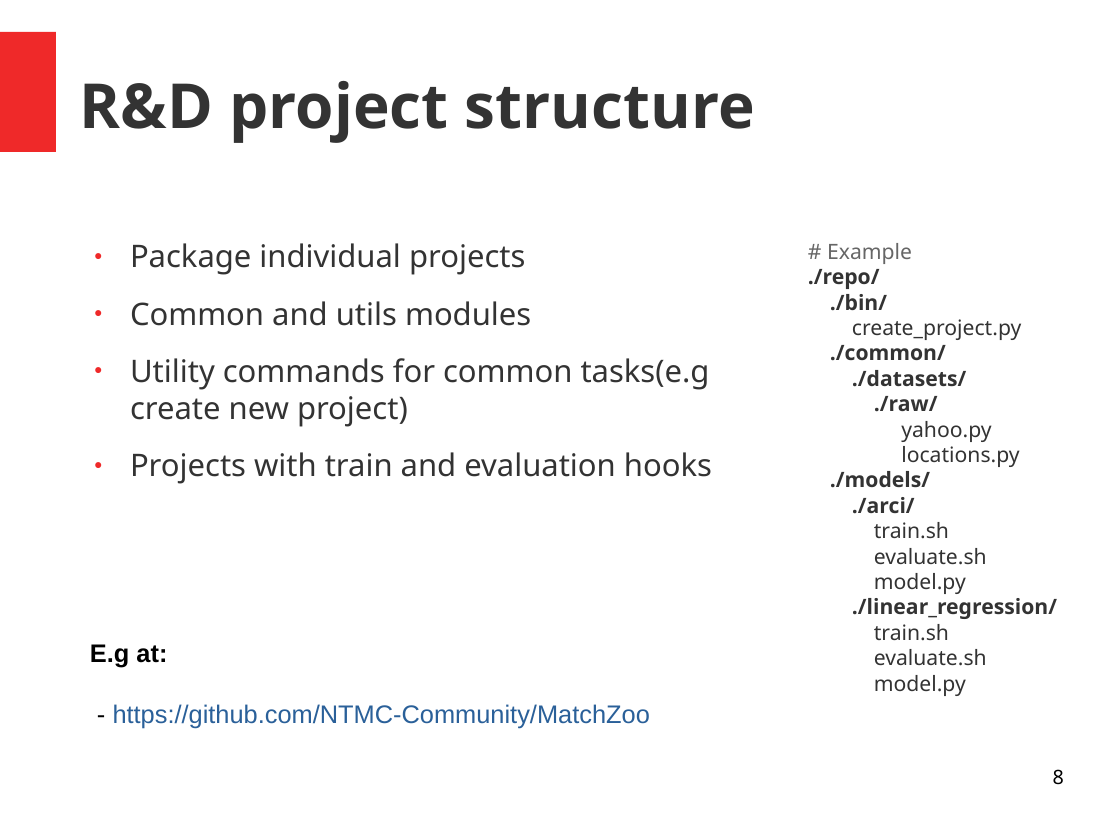
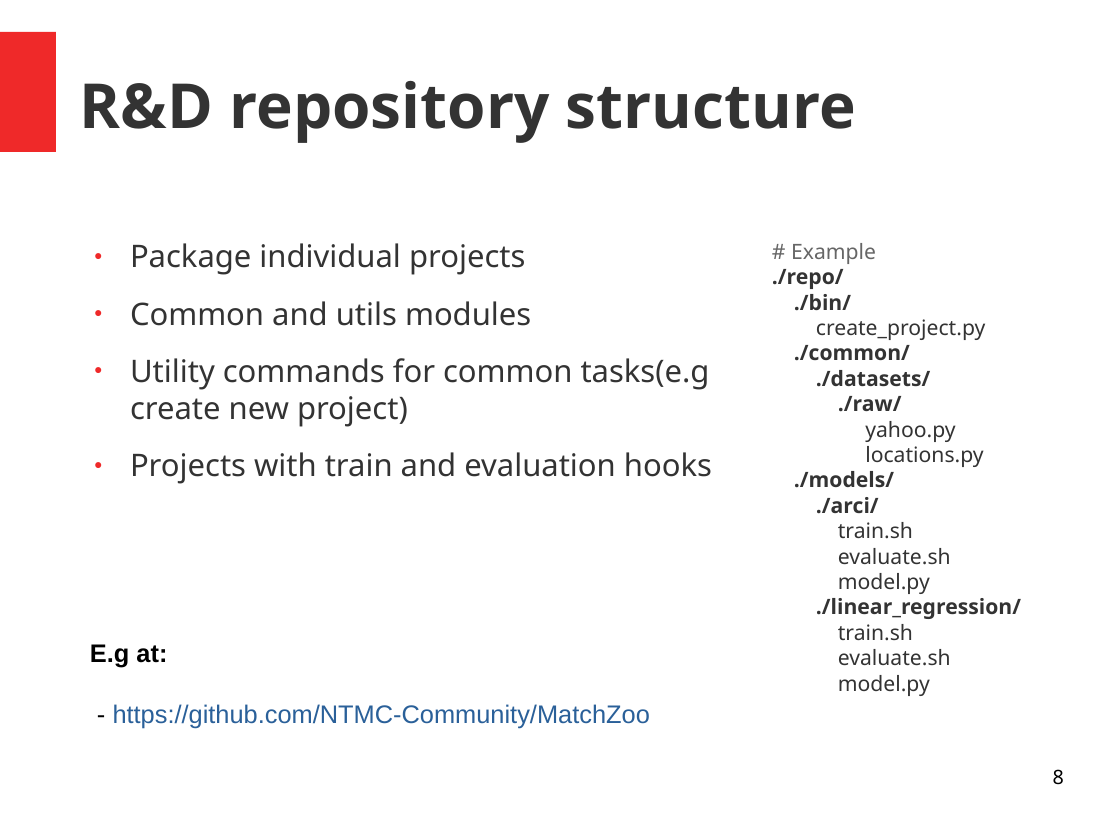
Before and after one commit to andrefsp/models-to-production, a slide deck: slide 8 of models-to-production.odp. Drawn at 1120x840 pixels with LibreOffice and Linux fonts; fonts in the diff are those of the drawing. Boxes give left, top, right and bottom in pixels: in the first picture for what was removed or moved away, otherwise in the second. Text is boxed around its words. In the diff, an @@ line names an element or a change of style, - is before the commit and + after.

```diff
--- a/models-to-production.odp
+++ b/models-to-production.odp
@@ title at [80, 81, 856, 143]: text changed @@
-R&D project structure
+R&D repository structure
@@ text "# Example ./repo/ ./bin/ create_project.py ...": place and size @@
-text "# Example ./repo/ ./bin/ create_project.py ..." at [808, 243, 1057, 696]
+text "# Example ./repo/ ./bin/ create_project.py ..." at [772, 243, 1021, 696]
```
Also in this commit, not shown: 5 other slides changed.
